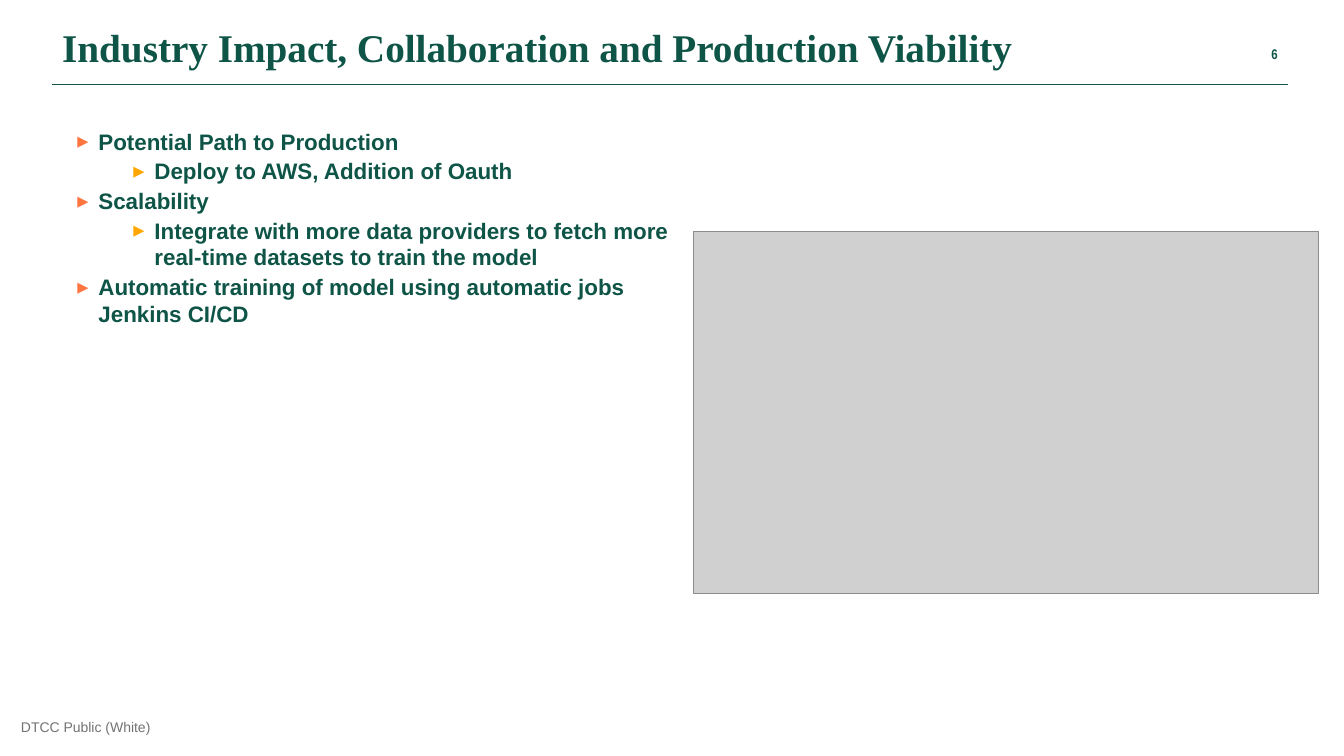
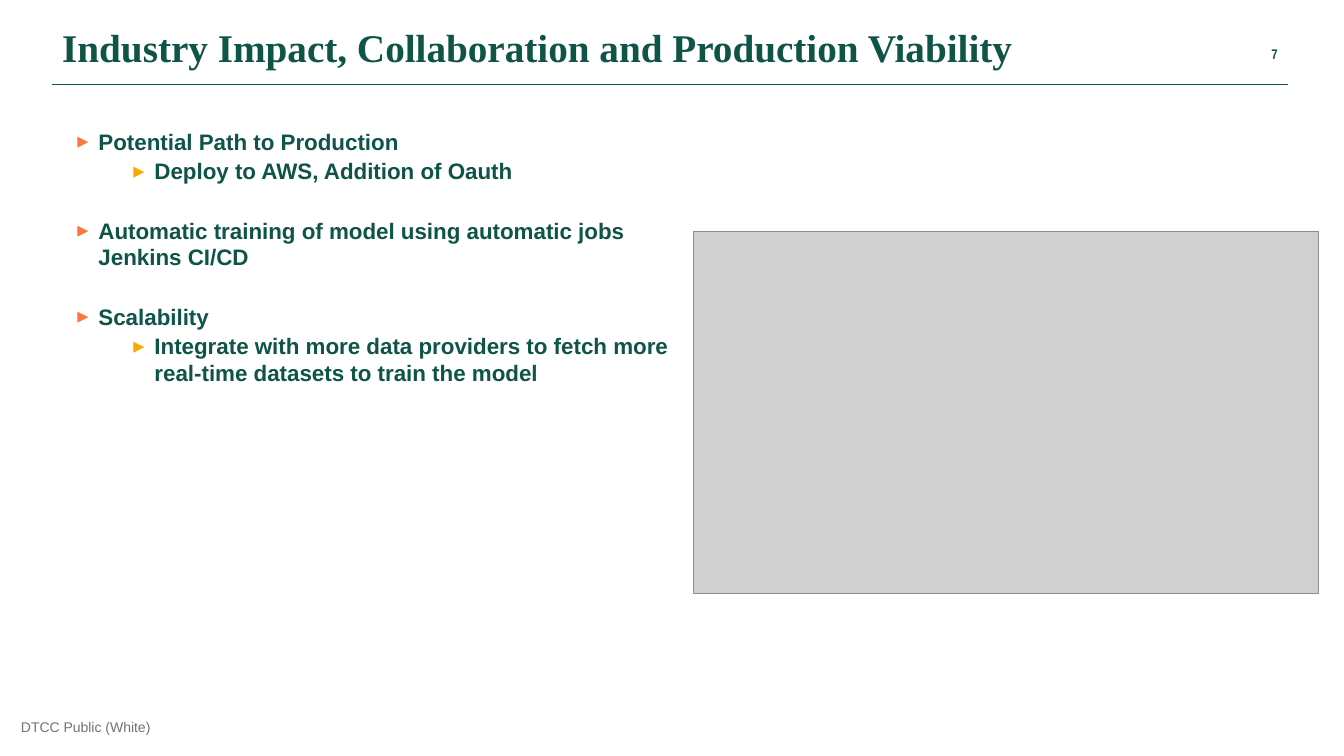
Before and after one commit to finos-labs/dtcch-2025-predicta, a slide deck: slide 7 of documents/Sentinova.pptx (slide 6 before the commit). Drawn at 1344x756 pixels with LibreOffice and Linux fonts; fonts in the diff are those of the drawing; grey boxes stand for pictures. Boxes give left, top, right and bottom in pixels: in the first picture for what was removed or moved away, otherwise in the second. Text is boxed around its words. In the diff, an @@ line names an element or a change of style, - is before the commit and + after.

```diff
--- a/documents/Sentinova.pptx
+++ b/documents/Sentinova.pptx
@@ page number at (1271,49,1277,59): text changed @@
-  6
+  7
@@ text at (98,222,624,266): paragraph added @@
+▸ Automatic training of model using automatic jobs Jenkins CI/CD
@@ text at (98,278,624,323): paragraph removed @@
-▸ Automatic training of model using automatic jobs Jenkins CI/CD
```
Also in this commit, not shown: 3 other slides changed, 1 slide removed.
